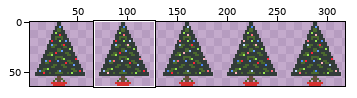
Pixel-art file -- assets/tree/tree_animation.aseprite. The picture above shows the old version from afar; the outline marks the close-up.
Close-up. Before:
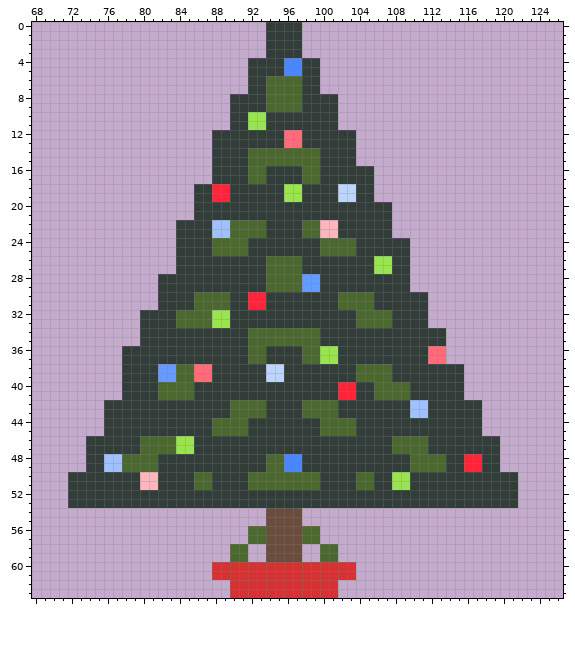
320x64 pixels, 1 frame. Shown: x 68..126, y 0..63. The wide view leaves out empty margins. The commit also changed other parts of the picture, which this record leaves out.
New version:
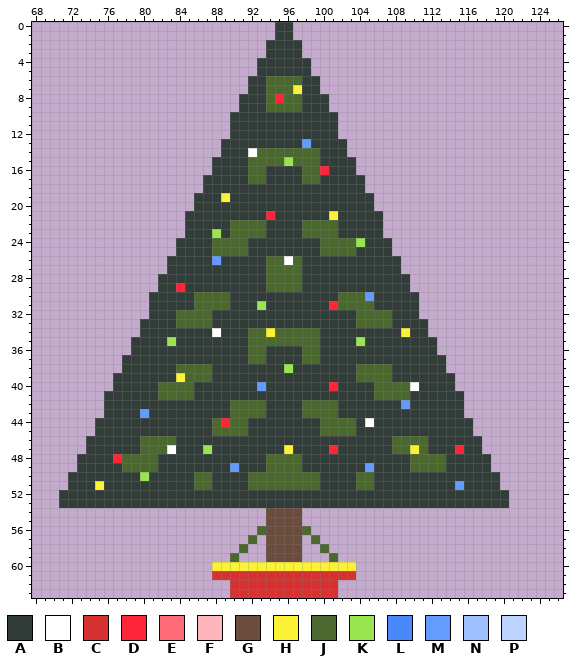
Palette (. is transparent): A #323c39  B #ffffff  C #d63232  D #ff2539  E #ff6b79  F #ffb5bc  G #6b4d3e  H #fbf236  J #4b692f  K #99e550  L #4888fa  M #639bff  N #9fc1ff  P #bcd4ff
Changes in this commit:
layer "Layer 2" added
Changed rows in their new state; - is an unchanged pixel.
Layers "Layer 2", "Layer 1":
first column x 71:
 0 -----------------------.--.------------------------
 1 -----------------------.--.------------------------
 4 ---------------------.---AA-.----------------------
 5 ---------------------.---AA-.----------------------
 7 --------------------------H------------------------
 8 -------------------.----D-----.--------------------
 9 -------------------.----------.--------------------
10 ---------------------AA----------------------------
11 ---------------------AA----------------------------
12 -----------------..------AA----..------------------
13 -----------------.-------AAM----.------------------
14 -----------------.---B----------.------------------
15 -------------------------K-------------------------
16 -----------------------------D---..----------------
17 ----------------A-----------------.----------------
18 ---------------.-AA------AA----AA-.----------------
19 -----------------AH------AA----AA------------------
20 -----------------------------------..--------------
21 --------------A--------D------H-----.--------------
22 -------------.---AA----------JJ-----.--------------
23 -------------.---KA----------JJ-----.--------------
24 ---------------------------------K---..------------
25 -------------------------------------..------------
26 ------------A----M-------B---------AA-.------------
27 ------------A----------------------AA-.------------
28 ---------------------------AA----------------------
29 -------------D-------------AA----------------------
30 ----------A----------AA-----------M-----.----------
31 ----------A----------AK-------D---------.----------
32 ---------.-------AA---------------------.----------
33 -----------------AA--------------------------------
34 -----------------B-----H--------------H--..--------
35 --------A---K--------------------K--------.--------
36 -------.---------------------AA----------A.--------
37 -----------------------------AA----------AA--------
38 -----------AA--JJ------AAK-----------------..------
39 ------A----AAH-JJ------AA-------------------.------
40 ------A---------------M-------DAA------B----.------
41 -----AA------------------------AA------------------
42 --------------------------------------MAA----..----
43 ---------M-----------------------------AA----..----
44 ----A-------------D---------------B-----------.----
45 ----A-----------------------------------------.----
46 -------------AA--------------------------------..--
47 ------------BAA-K--------H----D--------H----D--..--
48 --A--AD------------------JJ------------------AA-.--
49 --A--AA------------M-----JJ-------M----------AA-.--
50 ---------KA--------------------------AA----------..
51 ----H----AA--------------------------AA-----M----..
52 A-------------------------------------------------.
53 A-------------------------------------------------.
56 ---------------------.------.----------------------
57 ----------------------.----.-----------------------
58 -------------------.----------.--------------------
59 --------------------.--------.---------------------
60 -----------------HHHHHHHHHHHHHHHH------------------
Where, in picture pixels (left, top, right, bottom), the same in both close-ups:
changed: (59, 22, 518, 508)
changed: (212, 526, 356, 571)
